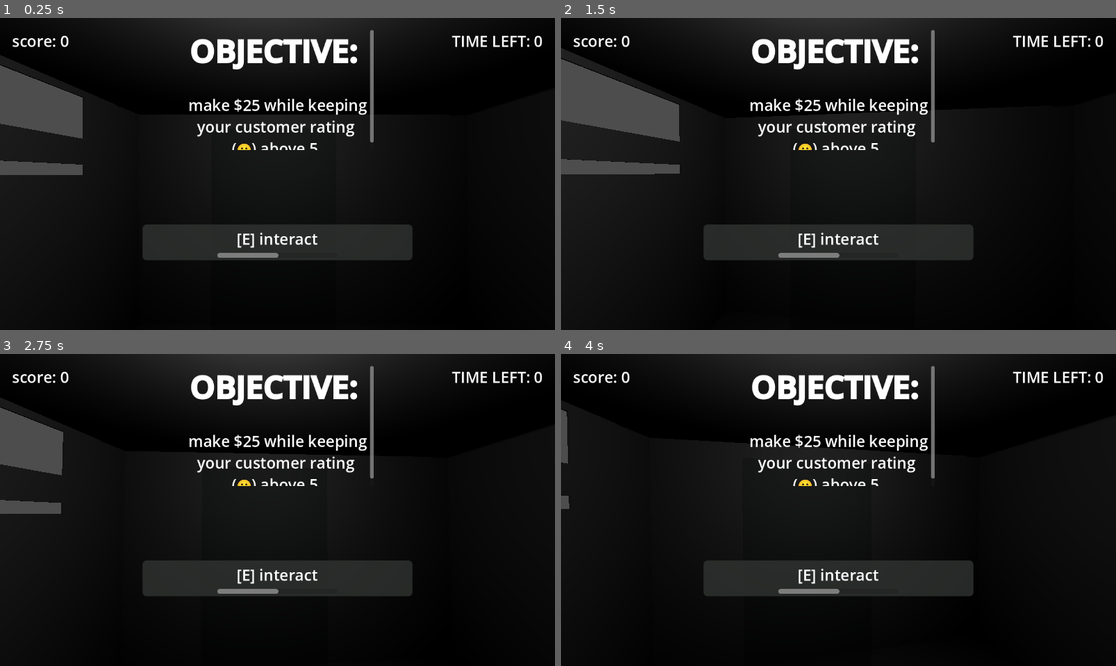
Above: before the commit, frames 1-4 (two rows, left to right).
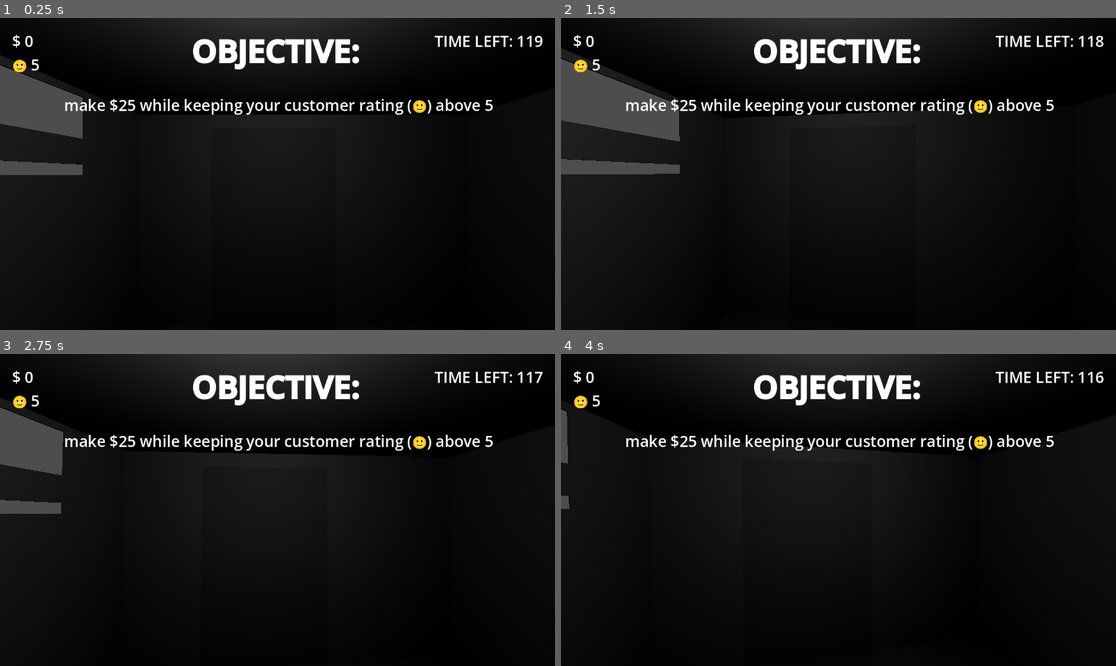
Above: after the commit, the same moments.

Repository: Sunday-Studio-Team/cafe
Game: Godot game, scene res://stationary_cafe.tscn
The game is run twice, just before and just after one commit, with the same random seed, the same clock (stepped at 60 frames per second) and the same inputs. This scene is started directly instead of the project's main scene.
Inputs (mouse positions are in pixels of both pictures, inside the frame that each line leads up to):
- Up to frame 1 (0.25 s): no input
- Up to frame 2 (1.5 s): tap Enter at 0.5 s; move the mouse to (866, 174) at 0.52 s; hold E (interact) 0.53-1.28 s; hold W (move_forward) from 0.53 s (still down); move the mouse to (810, 174) at 1.27 s; tap E (interact) at 1.35 s
- Up to frame 3 (2.75 s): keep holding W (move_forward); tap Space at 2 s; move the mouse to (288, 503) at 2.02 s; hold E (interact) from 2.03 s (still down); tap I at 2.1 s
- Up to frame 4 (4 s): keep holding W (move_forward); tap Enter at 2.75 s; move the mouse to (832, 516) at 2.77 s; release E (interact) at 2.78 s; tap E (interact) at 2.85 s; tap Space at 3.5 s; move the mouse to (877, 513) at 3.52 s; hold E (interact) from 3.53 s (still down)

The runs differ from the first frame. In frame 1, 9.4% of the frame differs, in the area x 2-98%, y 3-78%; in frame 2, 9.4%; in frame 3, 9.4%; in frame 4, 9.4%.
Error before the commit: Invalid assignment of property or key 'text' with value of type 'String' on a base object of type 'Nil'. (res://ui.gd:27)

Commit message:
update stationary cafe ui

Diff:
--- a/godot/stationary_cafe.tscn
+++ b/godot/stationary_cafe.tscn
@@ -107,9 +107,10 @@
 one_shot = true
 autostart = true
 
-[node name="UI" type="CanvasLayer" parent="." unique_id=1253183465 node_paths=PackedStringArray("score_label", "interactable_indicator", "interactable_label", "hold_interact_progress", "game_timer", "time_left_label", "objective", "end_text")]
+[node name="UI" type="CanvasLayer" parent="." unique_id=668018680 node_paths=PackedStringArray("profit_label", "customer_happiness_label", "interactable_indicator", "interactable_label", "hold_interact_progress", "game_timer", "time_left_label", "objective", "end_text")]
 script = ExtResource("6_ybsfc")
-score_label = NodePath("MarginContainer/Score")
+profit_label = NodePath("MarginContainer/Scores/Money")
+customer_happiness_label = NodePath("MarginContainer/Scores/Customer")
 interactable_indicator = NodePath("MarginContainer/VBoxContainer/Interactable")
 interactable_label = NodePath("MarginContainer/VBoxContainer/Interactable/VBoxContainer/RichTextLabel")
 hold_interact_progress = NodePath("MarginContainer/VBoxContainer/Interactable/VBoxContainer/HoldInteractProgress")
@@ -118,7 +119,7 @@
 objective = NodePath("MarginContainer/Objective")
 end_text = NodePath("MarginContainer/EndText")
 
-[node name="MarginContainer" type="MarginContainer" parent="UI" unique_id=1142472113]
+[node name="MarginContainer" type="MarginContainer" parent="UI" unique_id=640900365]
 anchors_preset = 15
 anchor_right = 1.0
 anchor_bottom = 1.0
@@ -131,33 +132,43 @@
 theme_override_constants/margin_right = 25
 theme_override_constants/margin_bottom = 25
 
-[node name="Score" type="Label" parent="UI/MarginContainer" unique_id=2117119397]
+[node name="Scores" type="VBoxContainer" parent="UI/MarginContainer" unique_id=2131998014]
+layout_mode = 2
+
+[node name="Money" type="Label" parent="UI/MarginContainer/Scores" unique_id=403525660]
 layout_mode = 2
 size_flags_horizontal = 0
 size_flags_vertical = 0
 theme_override_font_sizes/font_size = 32
-text = "score: 0"
-
-[node name="VBoxContainer" type="VBoxContainer" parent="UI/MarginContainer" unique_id=729542868]
-layout_mode = 2
-
-[node name="Spacer" type="Control" parent="UI/MarginContainer/VBoxContainer" unique_id=2007421332]
+text = "$ 0"
+
+[node name="Customer" type="Label" parent="UI/MarginContainer/Scores" unique_id=335680229]
+layout_mode = 2
+size_flags_horizontal = 0
+size_flags_vertical = 0
+theme_override_font_sizes/font_size = 32
+text = "🙂 0"
+
+[node name="VBoxContainer" type="VBoxContainer" parent="UI/MarginContainer" unique_id=1730238945]
+layout_mode = 2
+
+[node name="Spacer" type="Control" parent="UI/MarginContainer/VBoxContainer" unique_id=701804651]
 layout_mode = 2
 size_flags_vertical = 3
 size_flags_stretch_ratio = 0.9
 
-[node name="Interactable" type="PanelContainer" parent="UI/MarginContainer/VBoxContainer" unique_id=256754083]
+[node name="Interactable" type="PanelContainer" parent="UI/MarginContainer/VBoxContainer" unique_id=1024861649]
 layout_mode = 2
 size_flags_horizontal = 4
 size_flags_vertical = 6
-theme_override_styles/panel = SubResource("StyleBoxFlat_5f5i4")
-
-[node name="VBoxContainer" type="VBoxContainer" parent="UI/MarginContainer/VBoxContainer/Interactable" unique_id=1696503631]
+theme_override_styles/panel = SubResource("StyleBoxFlat_cpnvh")
+
+[node name="VBoxContainer" type="VBoxContainer" parent="UI/MarginContainer/VBoxContainer/Interactable" unique_id=442954900]
 layout_mode = 2
 size_flags_vertical = 4
 alignment = 1
 
-[node name="RichTextLabel" type="RichTextLabel" parent="UI/MarginContainer/VBoxContainer/Interactable/VBoxContainer" unique_id=1365359724]
+[node name="RichTextLabel" type="RichTextLabel" parent="UI/MarginContainer/VBoxContainer/Interactable/VBoxContainer" unique_id=729920544]
 custom_minimum_size = Vector2(550, 50)
 layout_mode = 2
 size_flags_vertical = 10
@@ -168,34 +179,34 @@
 horizontal_alignment = 1
 vertical_alignment = 1
 
-[node name="HoldInteractProgress" type="ProgressBar" parent="UI/MarginContainer/VBoxContainer/Interactable/VBoxContainer" unique_id=102439244]
+[node name="HoldInteractProgress" type="ProgressBar" parent="UI/MarginContainer/VBoxContainer/Interactable/VBoxContainer" unique_id=1891827902]
 custom_minimum_size = Vector2(250, 10)
 layout_mode = 2
 size_flags_horizontal = 4
 value = 50.0
 show_percentage = false
 
-[node name="TimeLeft" type="Label" parent="UI/MarginContainer" unique_id=1494908740]
+[node name="TimeLeft" type="Label" parent="UI/MarginContainer" unique_id=305352179]
 layout_mode = 2
 size_flags_horizontal = 8
 size_flags_vertical = 0
 theme_override_font_sizes/font_size = 32
 text = "TIME LEFT: 0"
 
-[node name="Objective" type="RichTextLabel" parent="UI/MarginContainer" unique_id=632928797]
+[node name="Objective" type="RichTextLabel" parent="UI/MarginContainer" unique_id=1978991440]
 custom_minimum_size = Vector2(400, 250)
 layout_mode = 2
-size_flags_horizontal = 4
 size_flags_vertical = 0
 theme_override_font_sizes/normal_font_size = 32
 theme_override_font_sizes/bold_font_size = 64
 bbcode_enabled = true
 text = "[b]OBJECTIVE:[/b]
 
-score X points before the timer ends !"
-horizontal_alignment = 1
-
-[node name="EndText" type="RichTextLabel" parent="UI/MarginContainer" unique_id=717883565]
+make $10 while keeping your customer rating above 5"
+scroll_active = false
+horizontal_alignment = 1
+
+[node name="EndText" type="RichTextLabel" parent="UI/MarginContainer" unique_id=253287545]
 custom_minimum_size = Vector2(400, 250)
 layout_mode = 2
 size_flags_horizontal = 4
Not shown: 1 places in godot/stationary_cafe.tscn that only renumber resources
